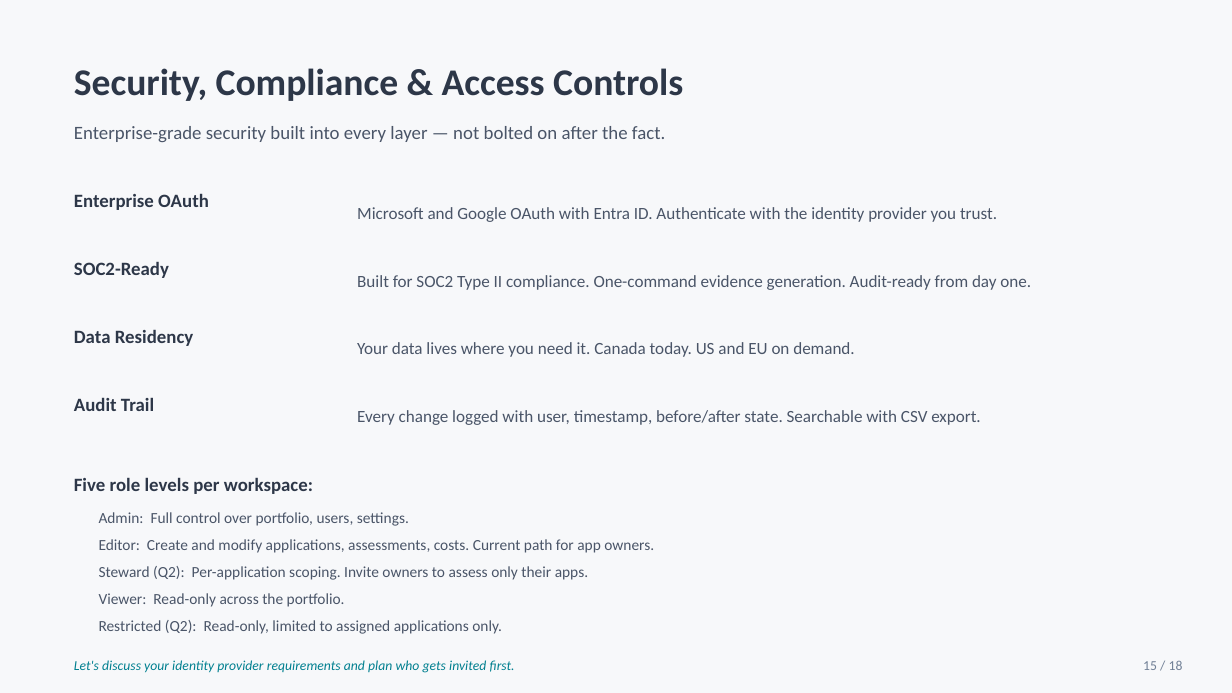
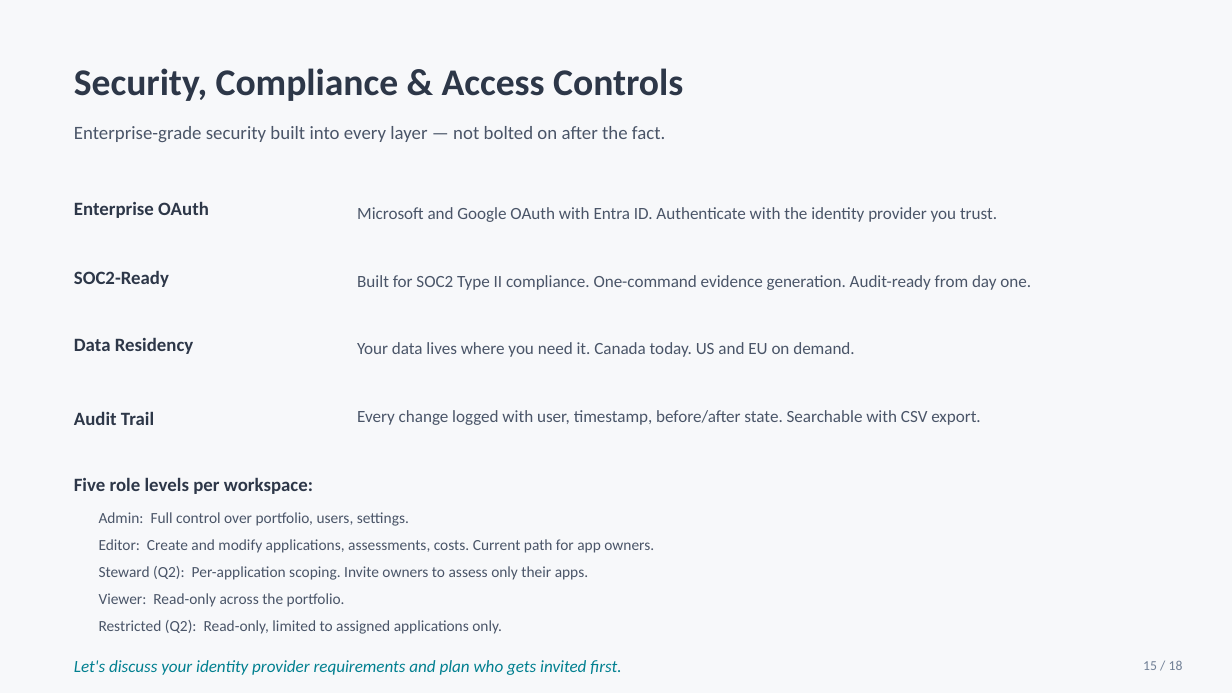
Before and after one commit to sholtby/getinsync-architecture, a slide deck: slide 15 of marketing/GetInSync_NextGen_Garland_Light.pptx. Drawn at 1232x693 pixels with LibreOffice and Linux fonts; fonts in the diff are those of the drawing. Boxes give left, top, right and bottom in pixels: in the first picture for what was removed or moved away, otherwise in the second. Text is boxed around its words. In the diff, an @@ line names an element or a change of style, - is before the commit and + after.

Commit message:
docs: Garland deck - formatting changes, renamed files

```diff
--- a/marketing/GetInSync_NextGen_Garland_Light.pptx
+++ b/marketing/GetInSync_NextGen_Garland_Light.pptx
@@ text "Enterprise OAuth": place and size @@
-text "Enterprise OAuth" at (74, 193, 209, 210)
+text "Enterprise OAuth" at (74, 201, 209, 218)
@@ text "SOC2-Ready": place and size @@
-text "SOC2-Ready" at (74, 261, 169, 278)
+text "SOC2-Ready" at (74, 270, 169, 287)
@@ text "Data Residency": place and size @@
-text "Data Residency" at (74, 329, 193, 346)
+text "Data Residency" at (74, 337, 193, 354)
@@ text "Audit Trail": place and size @@
-text "Audit Trail" at (74, 397, 154, 411)
+text "Audit Trail" at (74, 411, 154, 425)
@@ text "Let's discuss your identity provider ..." at (74, 660, 621, 675): size 8 to 10 pt @@
```
Also in this commit, not shown: 15 other slides changed, 2 other files.
